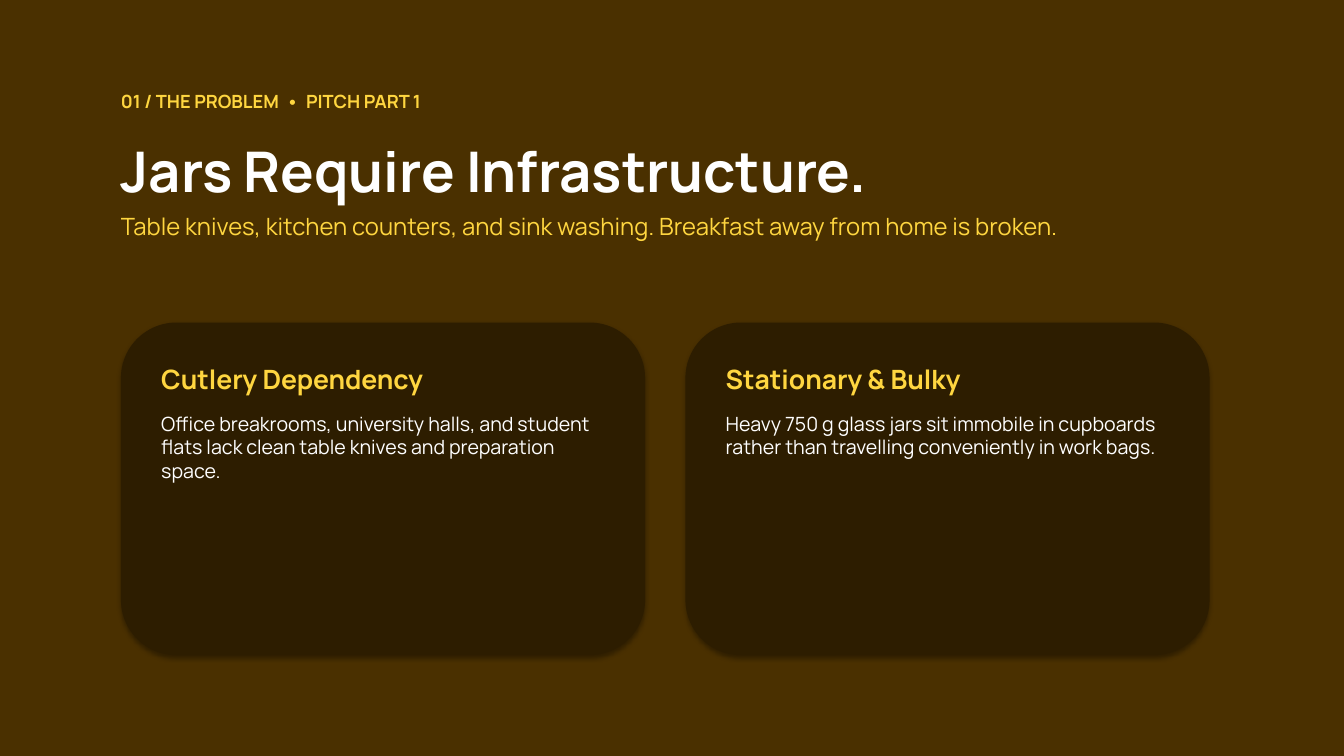
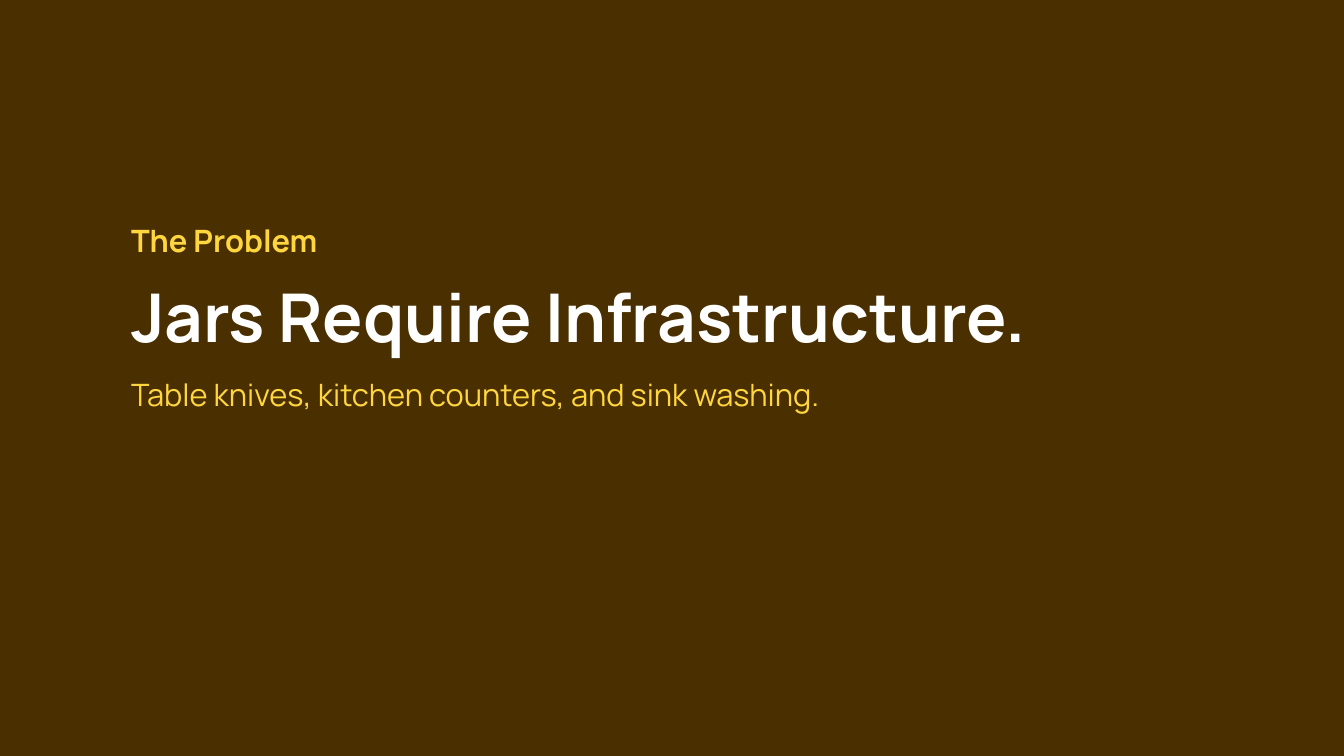
Before and after one commit to JacobCrume/stamp-spreads, a slide deck: slide 2 of presentation/Stamp-pitch.pptx. Drawn at 1344x756 pixels with LibreOffice and Linux fonts; fonts in the diff are those of the drawing. Boxes give left, top, right and bottom in pixels: in the first picture for what was removed or moved away, otherwise in the second. Text is boxed around its words. In the diff, an @@ line names an element or a change of style, - is before the commit and + after.

```diff
--- a/presentation/Stamp-pitch.pptx
+++ b/presentation/Stamp-pitch.pptx
@@ text removed at [121,94,421,109] @@
-01 / THE PROBLEM • PITCH PART 1
@@ text at [131,229,317,253]: paragraph added @@
+The Problem
@@ text "The Problem": place and size @@
-text "The Problem" at [121,151,1057,241]
+text "The Problem" at [131,229,1026,414]
@@ text at [131,292,1026,358]: size 40 to 48 pt in "Jars Require Infrastructure."; more space between paragraphs @@
@@ rounded rectangle removed at [121,323,645,655] @@
@@ rounded rectangle removed at [686,323,1210,655] @@
@@ text at [131,383,820,414]: text changed; size 17 to 22 pt @@
-Table knives, kitchen counters, and sink washing. Breakfast away from home is broken.
+Table knives, kitchen counters, and sink washing.
@@ text removed at [161,369,589,483] @@
-Cutlery Dependency
-Office breakrooms, university halls, and student flats lack clean table knives and preparation space.
@@ text removed at [726,369,1155,459] @@
-Stationary & Bulky
-Heavy 750 g glass jars sit immobile in cupboards rather than travelling conveniently in work bags.
```
Also in this commit, not shown: 5 other slides changed, 11 slides added, 7 slides removed, 2 other files.
